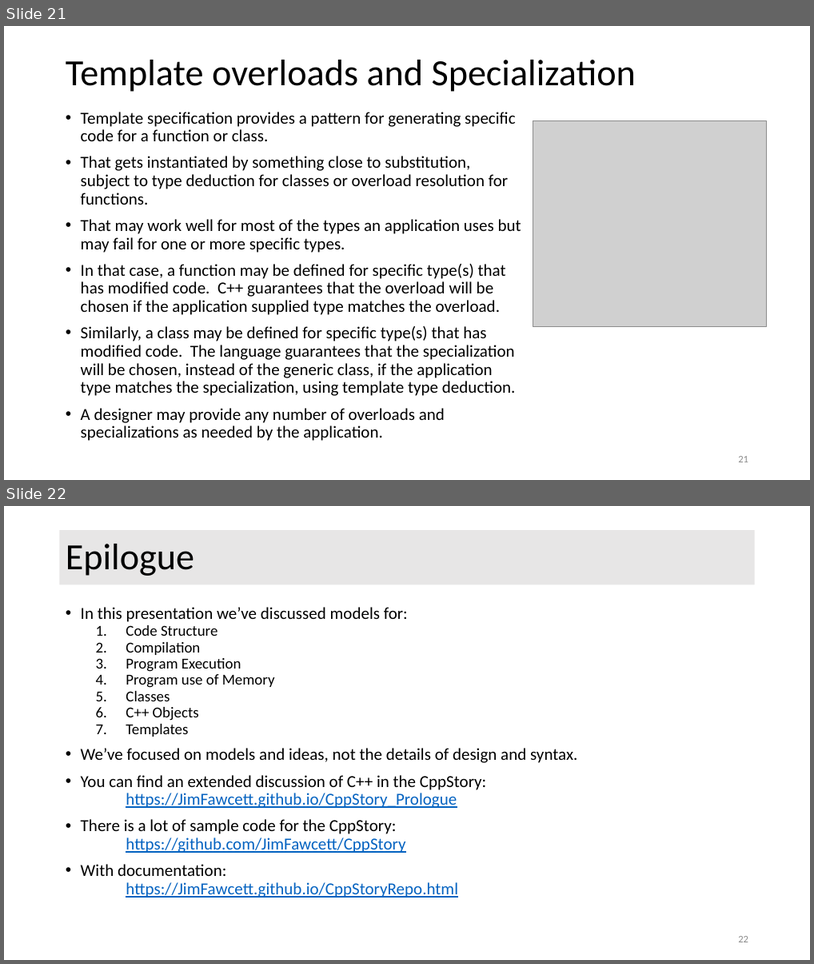
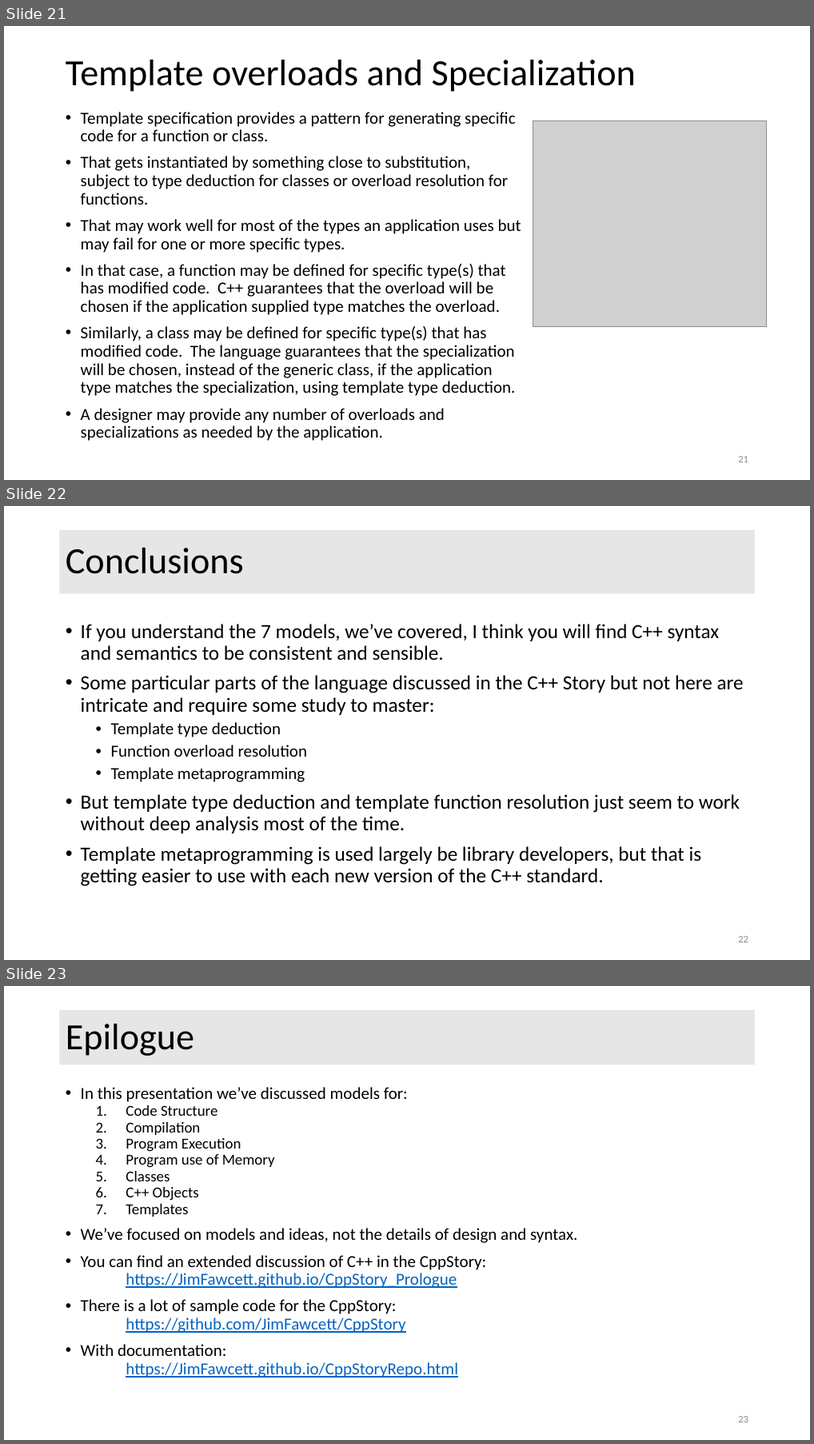
Before and after one commit to JimFawcett/JimFawcett.github.io, a slide deck: Resources/CppModels.pptx. Shown one above the other, each under a label of ours: slides 21 and 22 before the commit, slides 21, 22 and 23 after it. The pictures are 814x964 and 814x1444 pixels, drawn with LibreOffice and Linux fonts; fonts in the diff are those of the drawing; grey boxes stand for pictures. Boxes give left, top, right and bottom in pixels: in the first picture for what was removed or moved away, otherwise in the second. Text is boxed around its words. In the diff, an @@ line names an element or a change of style, - is before the commit and + after.

```diff
--- a/Resources/CppModels.pptx
+++ b/Resources/CppModels.pptx
@@ slide 22 added at bbox=[4, 506, 810, 960], background #FFFFFF @@
@@ title added at bbox=[60, 530, 755, 594], fill #E7E6E6, 44 pt, text #000000 @@
+Conclusions
@@ text added at bbox=[81, 624, 744, 886], 24 pt, text #000000 @@
+• If you understand the 7 models, we’ve covered, I think you will find C++ syntax and semantics to be consistent and sensible.
+• Some particular parts of the language discussed in the C++ Story but not here are intricate and require some study to master:
+  • Template type deduction
+  • Function overload resolution
+  • Template metaprogramming
+• But template type deduction and template function resolution just seem to work without deep analysis most of the time.
+• Template metaprogramming is used largely be library developers, but that is getting easier to use with each new version of the C++ standard.
@@ page number added at bbox=[738, 936, 749, 942], 12 pt, text #8C8C8C @@
+22
@@ what was slide 22 is now slide 23 @@
```
Also in this commit, not shown: 3 slides changed, 1 other file.
